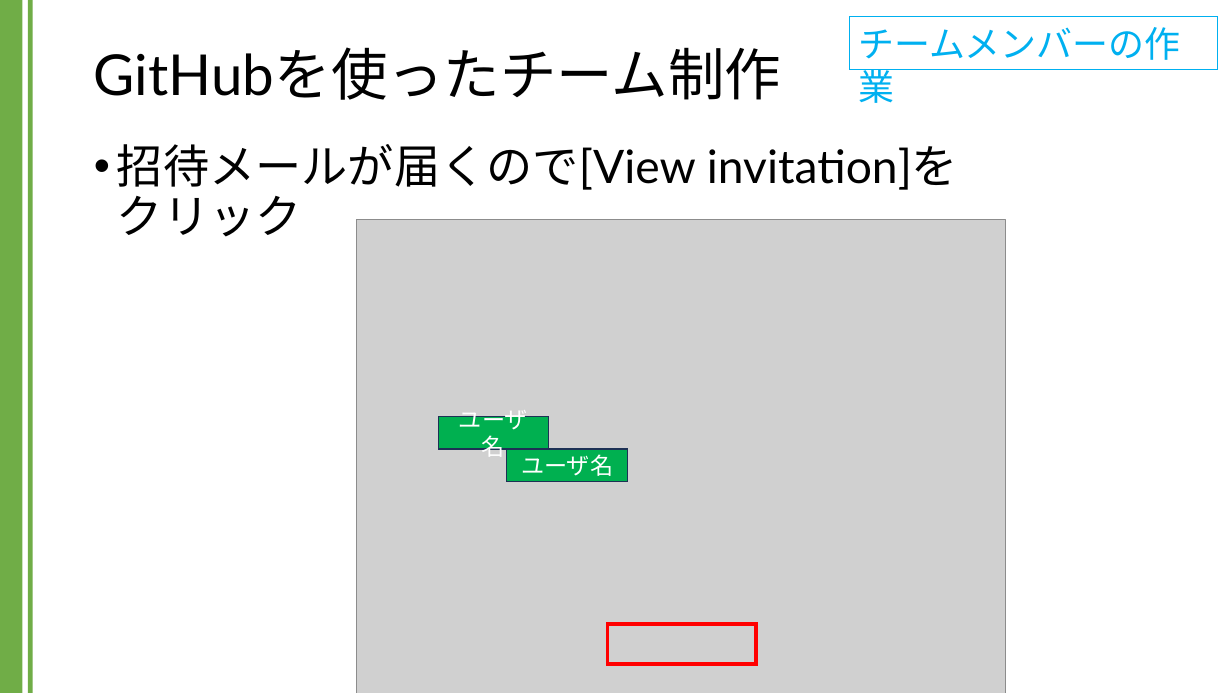
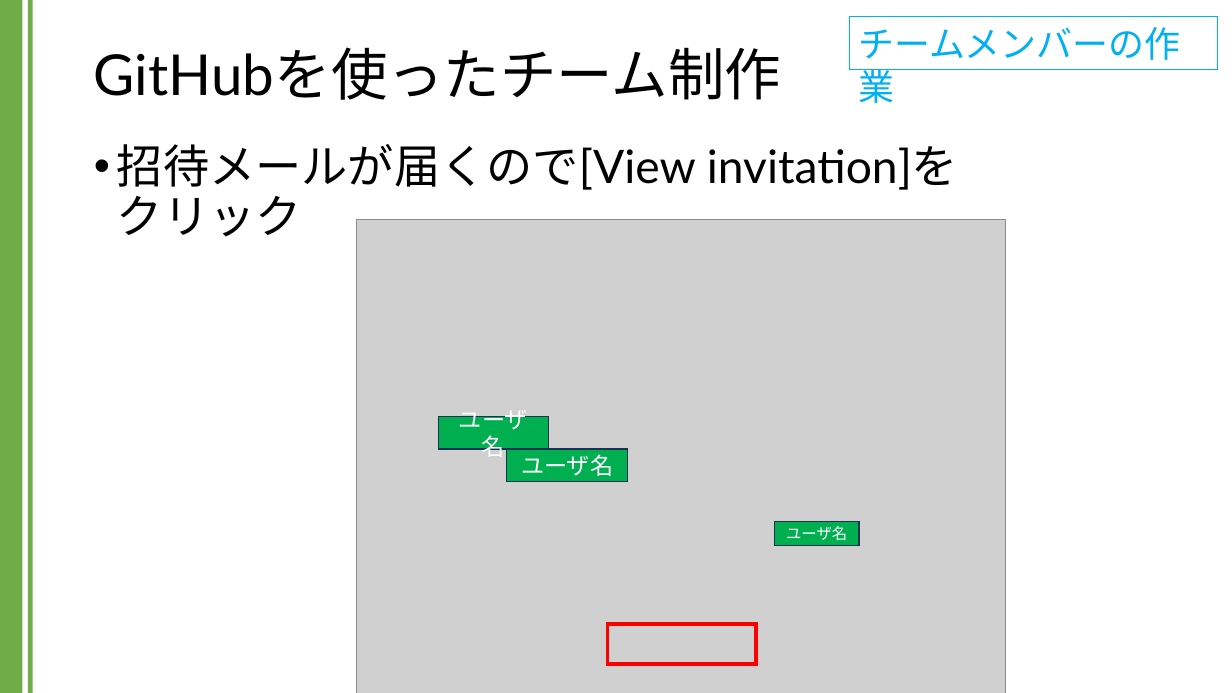
Before and after one commit to kic-murata/cpp2024, a slide deck: slide 15 of 授業資料/GitHubを用いたチーム制作.pptx. Drawn at 1232x693 pixels with LibreOffice and Linux fonts; fonts in the diff are those of the drawing; grey boxes stand for pictures. Boxes give left, top, right and bottom in pixels: in the first picture for what was removed or moved away, otherwise in the second. Text is boxed around its words. In the diff, an @@ line names an element or a change of style, - is before the commit and + after.

```diff
--- a/授業資料/GitHubを用いたチーム制作.pptx
+++ b/授業資料/GitHubを用いたチーム制作.pptx
@@ rectangle added at [775,521,860,545], fill #00B050, outline #1E3256 1 pt, 12 pt, text #FFFFFF @@
+ユーザ名
```
Also in this commit, not shown: 1 other slide changed, 1 other file.
